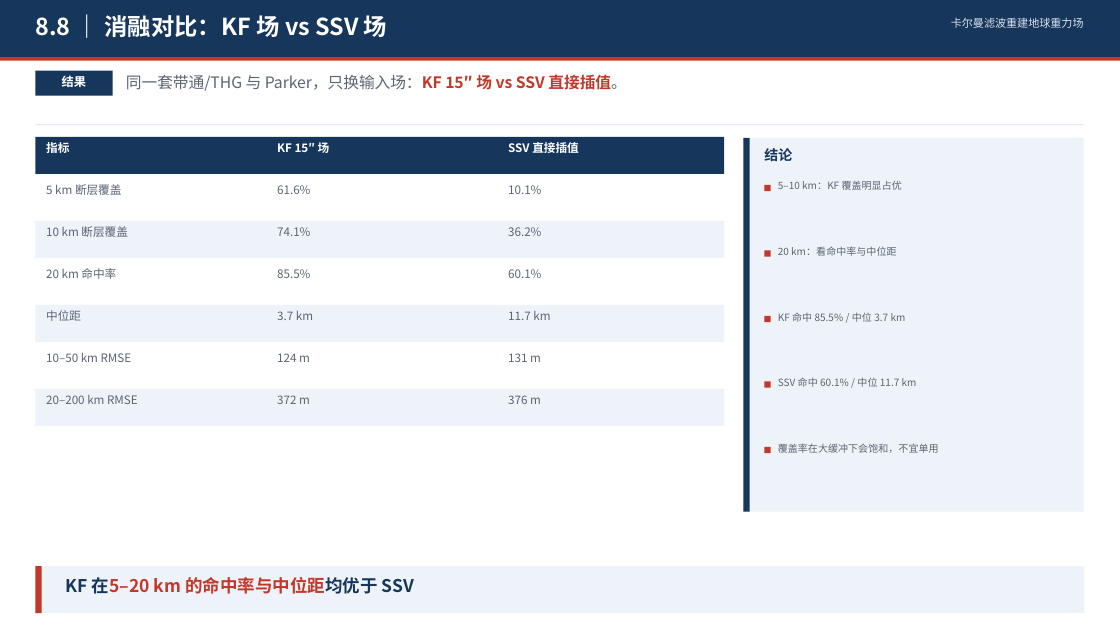
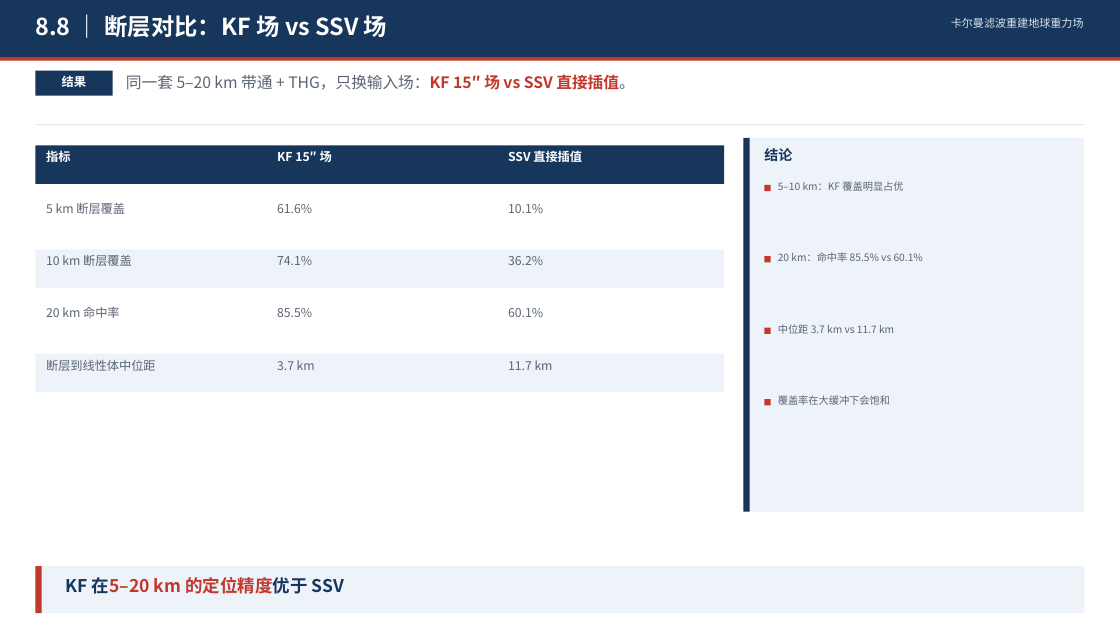
Before and after one commit to shuyunkai/kalman_gravity, a slide deck: slide 17 of ppt/卡尔曼滤波重建地球重力场_含研究内容.pptx (slide 20 before the commit). Drawn at 1120x630 pixels with LibreOffice and Linux fonts; fonts in the diff are those of the drawing. Boxes give left, top, right and bottom in pixels: in the first picture for what was removed or moved away, otherwise in the second. Text is boxed around its words. In the diff, an @@ line names an element or a change of style, - is before the commit and + after.

Commit message:
feat: 2.2 方法描述替代出处; 断层/反演对比置前
- 8.8 断层对比放断裂段首
- 8.9 反演对比放反演段首
- 2.2 三条方法加一句话描述
- 24 页

```diff
--- a/ppt/卡尔曼滤波重建地球重力场_含研究内容.pptx
+++ b/ppt/卡尔曼滤波重建地球重力场_含研究内容.pptx
@@ text at (x1=35, y1=15, x2=387, y2=37): text changed @@
-8.8 ｜ 消融对比：KF 场 vs SSV 场
+8.8 ｜ 断层对比：KF 场 vs SSV 场
@@ text at (x1=126, y1=74, x2=634, y2=90): text changed @@
-同一套带通/THG 与 Parker，只换输入场：KF 15″ 场 vs SSV 直接插值。
+同一套 5–20 km 带通 + THG，只换输入场：KF 15″ 场 vs SSV 直接插值。
@@ text "5–10 km：KF 覆盖明显占优" at (x1=778, y1=181, x2=903, y2=191): size 8.6 to 8.8 pt @@
@@ 3 texts, 1 rectangle moved together from (x1=35, y1=221, x2=724, y2=258) to (x1=35, y1=250, x2=724, y2=288) @@
@@ rectangle moved from (x1=765, y1=250, x2=770, y2=256) to (x1=765, y1=256, x2=770, y2=262) @@
@@ text at (x1=778, y1=252, x2=923, y2=262): text changed; size 8.6 to 8.8 pt @@
-20 km：看命中率与中位距
+20 km：命中率 85.5% vs 60.1%
@@ rectangle removed at (x1=35, y1=305, x2=724, y2=342) @@
@@ 3 texts moved together from (x1=46, y1=268, x2=541, y2=279) to (x1=46, y1=307, x2=543, y2=318) @@
@@ 3 texts, 2 rectangles moved together from (x1=35, y1=137, x2=770, y2=322) to (x1=35, y1=145, x2=770, y2=334) @@
@@ text at (x1=778, y1=324, x2=894, y2=334): text changed; size 8.6 to 8.8 pt @@
-KF 命中 85.5% / 中位 3.7 km
+中位距 3.7 km vs 11.7 km
@@ rectangle moved from (x1=35, y1=389, x2=724, y2=426) to (x1=35, y1=354, x2=724, y2=392) @@
@@ text removed at (x1=46, y1=353, x2=132, y2=362) @@
-10–50 km RMSE
@@ text "3.7 km" moved from (x1=277, y1=311, x2=313, y2=320) to (x1=277, y1=360, x2=315, y2=370) @@
@@ text removed at (x1=277, y1=353, x2=310, y2=362) @@
-124 m
@@ size 10 to 10.5 pt in 14 elements at (x1=46, y1=149, x2=70, y2=166), (x1=277, y1=151, x2=332, y2=162), (x1=508, y1=149, x2=582, y2=166), (x1=46, y1=203, x2=125, y2=214), (x1=277, y1=204, x2=312, y2=213), (x1=508, y1=204, x2=543, y2=213), (x1=46, y1=255, x2=132, y2=266), (x1=277, y1=256, x2=312, y2=265), (x1=508, y1=256, x2=543, y2=265), (x1=46, y1=307, x2=120, y2=318), (x1=277, y1=308, x2=312, y2=317), (x1=508, y1=308, x2=543, y2=317), (x1=277, y1=360, x2=315, y2=370), (x1=508, y1=360, x2=553, y2=370) @@
@@ text "11.7 km" moved from (x1=508, y1=311, x2=550, y2=320) to (x1=508, y1=360, x2=553, y2=370) @@
@@ text removed at (x1=508, y1=353, x2=541, y2=362) @@
-131 m
@@ text at (x1=46, y1=360, x2=156, y2=371): text changed; size 10 to 10.5 pt @@
-中位距
+断层到线性体中位距
@@ text removed at (x1=778, y1=377, x2=917, y2=387) @@
-SSV 命中 60.1% / 中位 11.7 km
@@ text removed at (x1=46, y1=395, x2=138, y2=404) @@
-20–200 km RMSE
@@ text removed at (x1=277, y1=395, x2=310, y2=404) @@
-372 m
@@ text removed at (x1=508, y1=395, x2=541, y2=404) @@
-376 m
@@ 3 texts, 1 rectangle moved together from (x1=46, y1=184, x2=770, y2=387) to (x1=46, y1=203, x2=770, y2=405) @@
@@ text at (x1=778, y1=395, x2=890, y2=405): text changed; size 8.6 to 8.8 pt @@
-覆盖率在大缓冲下会饱和，不宜单用
+覆盖率在大缓冲下会饱和
@@ rectangle removed at (x1=765, y1=447, x2=770, y2=453) @@
@@ text at (x1=66, y1=577, x2=344, y2=594): text changed @@
-KF 在5–20 km 的命中率与中位距均优于 SSV
+KF 在5–20 km 的定位精度优于 SSV
```
Also in this commit, not shown: 1 other slide changed, 1 slide added, 4 other files.
